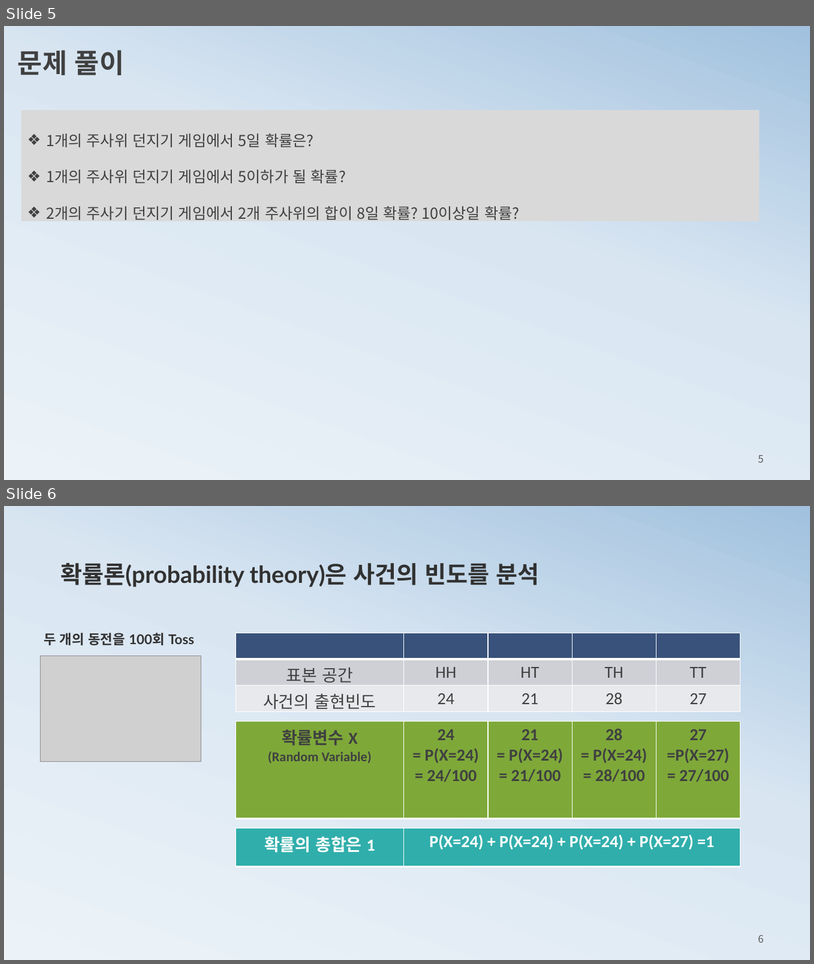
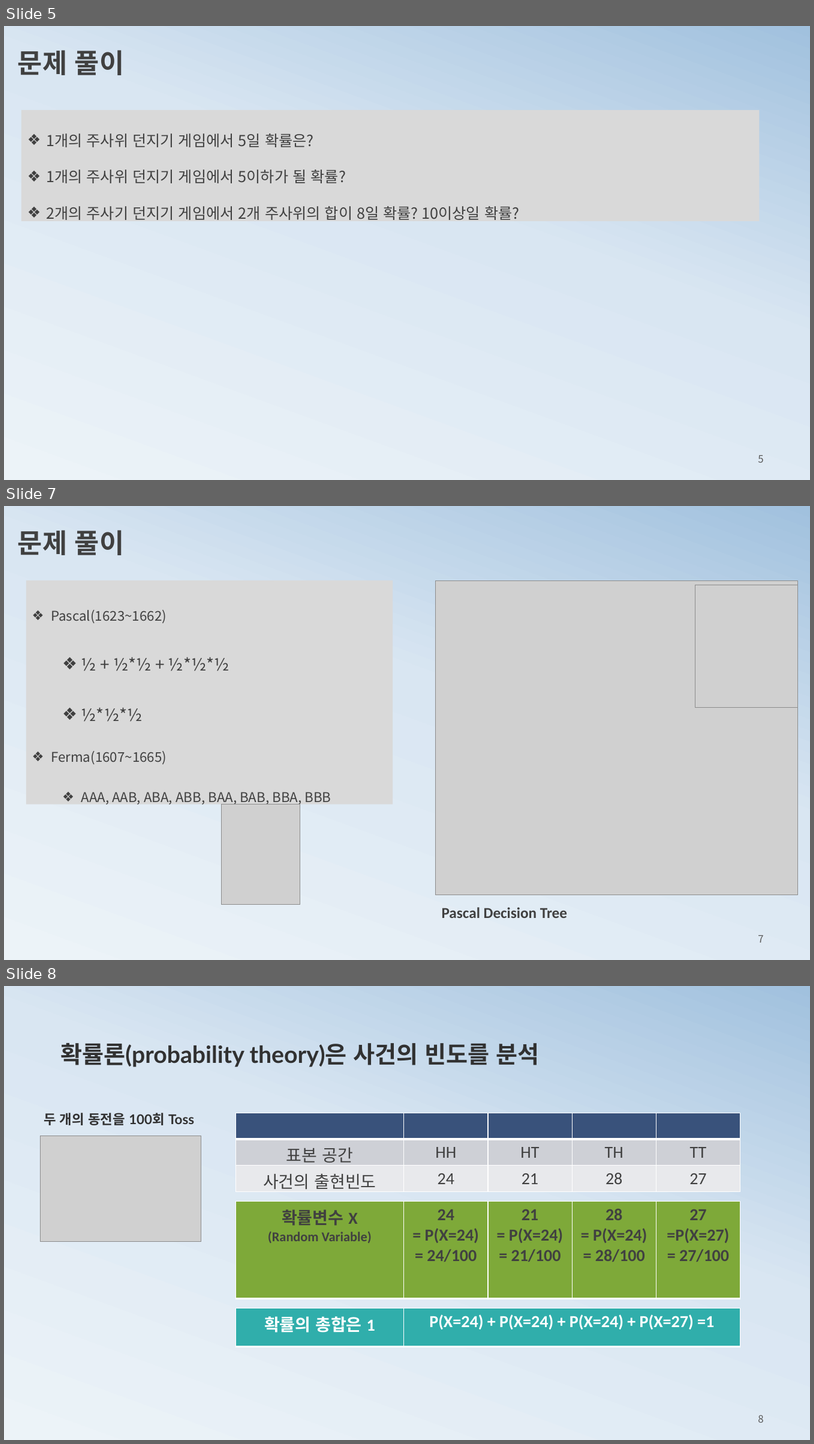
Before and after one commit to ancestor9/mathematics-for-machine-learning, a slide deck: 2_probability theory for machine learning.pptx. Shown one above the other, each under a label of ours: slides 5 and 6 before the commit, slides 5, 7 and 8 after it; the slides between them are not shown. The pictures are 814x964 and 814x1444 pixels, drawn with LibreOffice and Linux fonts; fonts in the diff are those of the drawing; grey boxes stand for pictures. Boxes give left, top, right and bottom in pixels: in the first picture for what was removed or moved away, otherwise in the second. Text is boxed around its words. In the diff, an @@ line names an element or a change of style, - is before the commit and + after.

```diff
--- a/2_probability theory for machine learning.pptx
+++ b/2_probability theory for machine learning.pptx
@@ slide 7 added at [4, 506, 810, 960], background gradient #ECF3F8 to #D9E6F2 to #A1C1DE @@
@@ text added at [18, 530, 124, 555], 32 pt, text #404040, bold @@
+문제 풀이
@@ rectangle added at [26, 580, 393, 804], fill #D9D9D9, 16 pt, text #404040 @@
+❖ Pascal(1623~1662)
+  ❖ ½ + ½*½ + ½*½*½
+  ❖ ½*½*½
+❖ Ferma(1607~1665)
+  ❖ AAA, AAB, ABA, ABB, BAA, BAB, BBA, BBB
@@ picture added at [436, 581, 798, 895] @@
@@ picture added at [695, 585, 798, 708] @@
@@ picture added at [221, 804, 300, 904] @@
@@ text added at [442, 907, 567, 918], 18 pt, text #404040, bold @@
+Pascal Decision Tree
@@ page number added at [758, 934, 764, 942], 12 pt, text #595959 @@
+7
@@ what was slide 6 is now slide 8 @@
@@ page number at [758, 1414, 764, 1422]: text changed @@
-6
+8
```
Also in this commit, not shown: 1 other slide added.
